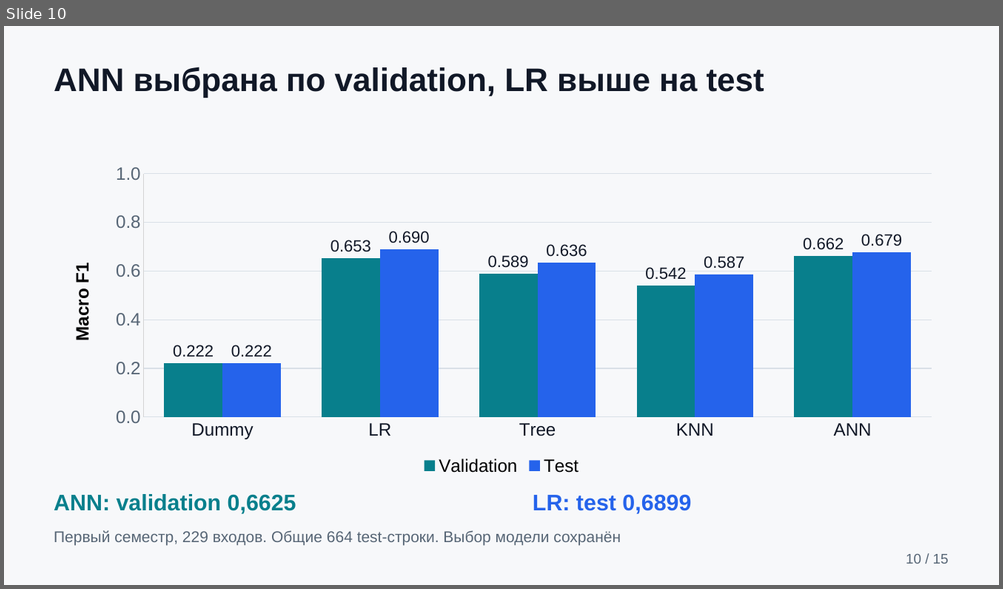
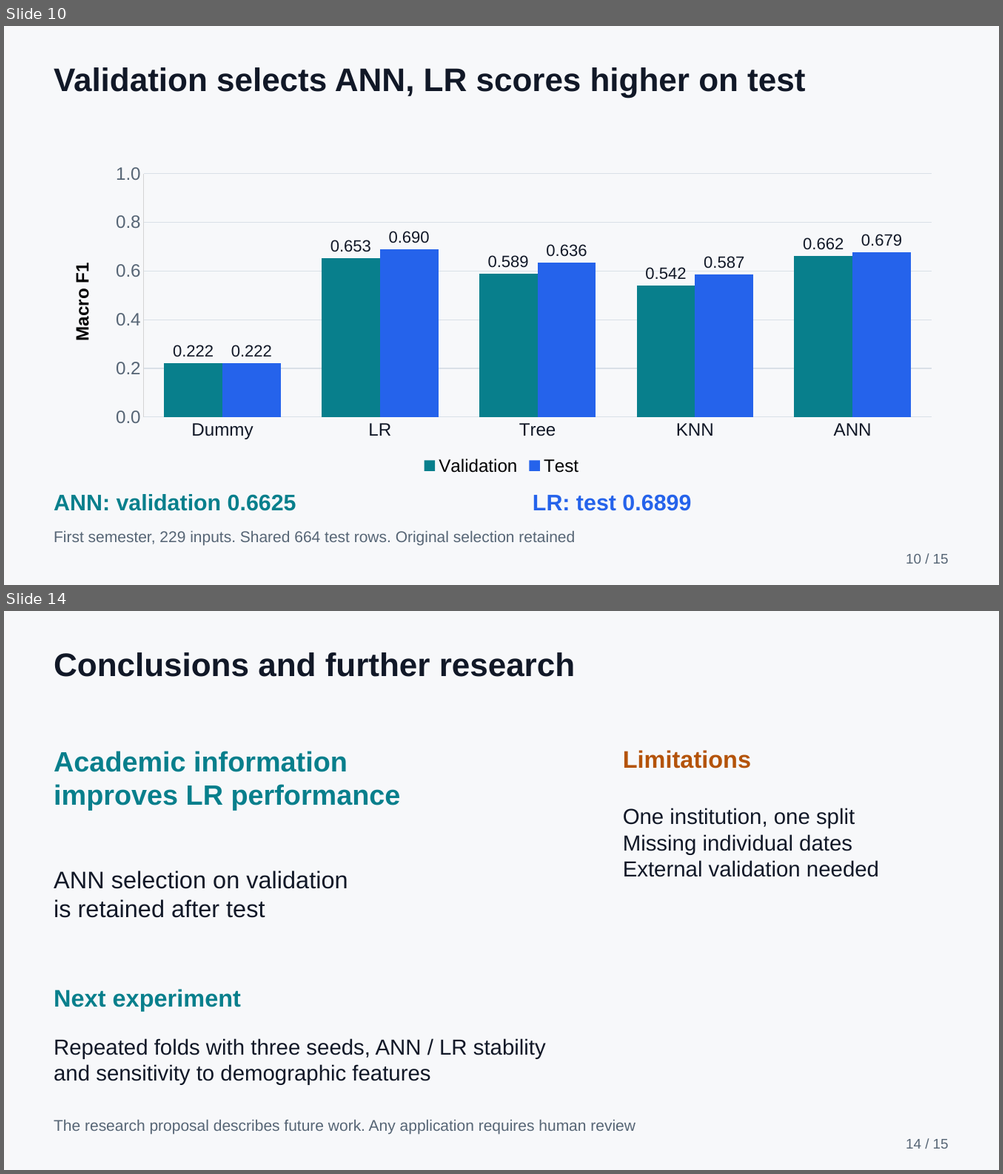
Before and after one commit to ansarchik17/machine_learning_final, a slide deck: output/presentation/student_outcomes_presentation.pptx. Shown one above the other, each under a label of ours: slide 10 before the commit, slides 10 and 14 after it; the slides between them are not shown. The pictures are 1003x589 and 1003x1174 pixels, drawn with LibreOffice and Linux fonts; fonts in the diff are those of the drawing. Boxes give left, top, right and bottom in pixels: in the first picture for what was removed or moved away, otherwise in the second. Text is boxed around its words. In the diff, an @@ line names an element or a change of style, - is before the commit and + after.

Commit message:
Translate report proposal and defense materials into English

```diff
--- a/output/presentation/student_outcomes_presentation.pptx
+++ b/output/presentation/student_outcomes_presentation.pptx
@@ slide 14 added at bbox=[4, 611, 999, 1170], background #F7F8FA @@
@@ text added at bbox=[54, 652, 575, 677], 31.5 pt, text #111827, bold @@
+Conclusions and further research
@@ text added at bbox=[54, 751, 401, 811], 27 pt, text #087F8C, bold @@
+Academic information
+improves LR performance
@@ text added at bbox=[623, 750, 751, 769], 23.2 pt, text #B45309, bold @@
+Limitations
@@ text added at bbox=[623, 808, 879, 877], 21 pt, text #111827 @@
+One institution, one split
+Missing individual dates
+External validation needed
@@ text added at bbox=[54, 871, 347, 918], 23.2 pt, text #111827 @@
+ANN selection on validation
+is retained after test
@@ text added at bbox=[54, 989, 241, 1011], 23.2 pt, text #087F8C, bold @@
+Next experiment
@@ text added at bbox=[54, 1039, 546, 1085], 21 pt, text #111827 @@
+Repeated folds with three seeds, ANN / LR stability
+and sensitivity to demographic features
@@ text added at bbox=[54, 1120, 635, 1134], 15 pt, text #566575 @@
+The research proposal describes future work. Any application requires human review
@@ text added at bbox=[905, 1139, 948, 1149], 13.5 pt, text #566575 @@
+14 / 15
@@ slide 10 changed as well @@
@@ text at bbox=[54, 67, 805, 97]: text changed @@
-ANN выбрана по validation, LR выше на test
+Validation selects ANN, LR scores higher on test
@@ text at bbox=[54, 494, 296, 511]: text changed @@
-ANN: validation 0,6625
+ANN: validation 0.6625
@@ text at bbox=[532, 494, 691, 511]: text changed @@
-LR: test 0,6899
+LR: test 0.6899
@@ text at bbox=[54, 531, 575, 545]: text changed @@
-Первый семестр, 229 входов. Общие 664 test-строки. Выбор модели сохранён
+First semester, 229 inputs. Shared 664 test rows. Original selection retained
```
Also in this commit, not shown: 13 other slides changed, 1 slide removed, 21 other files.
